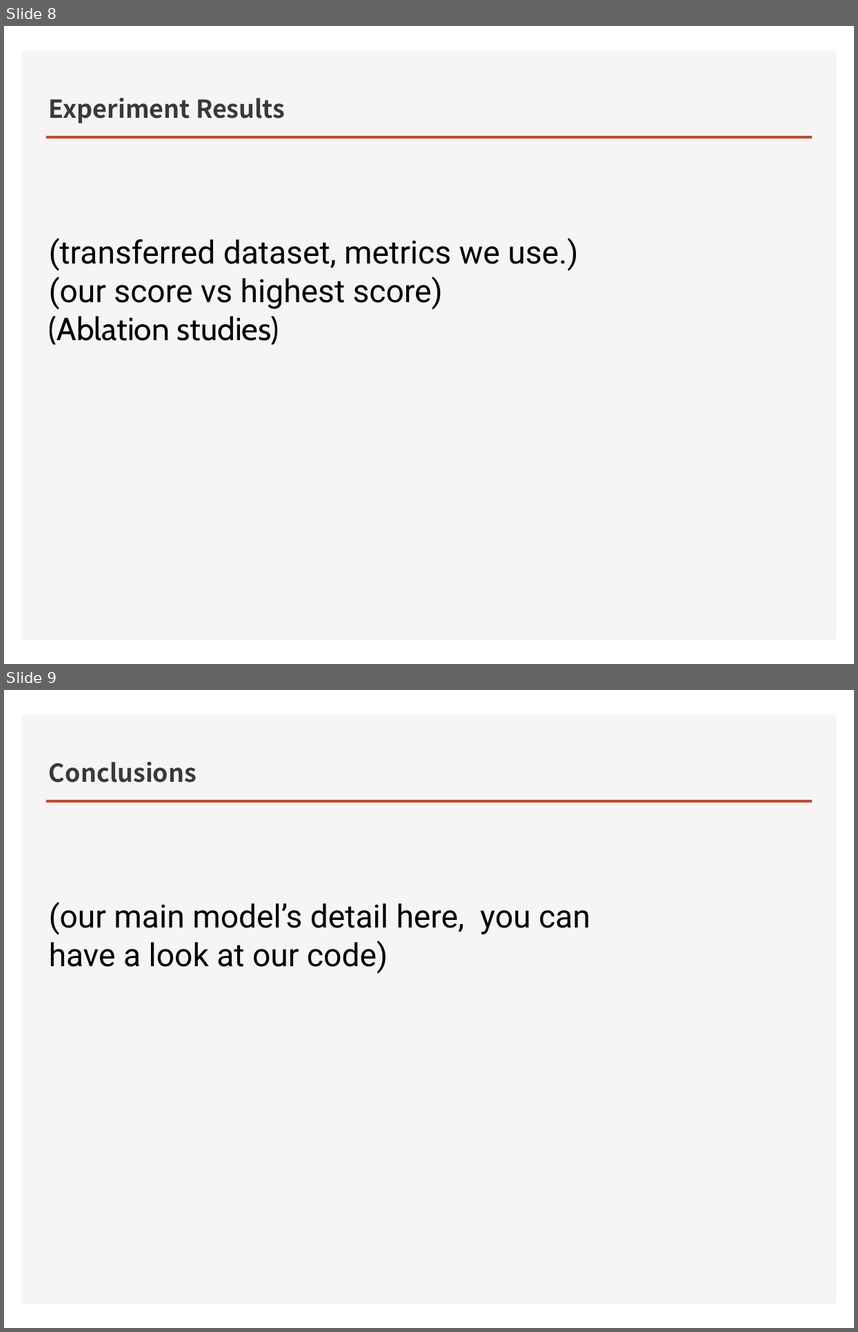
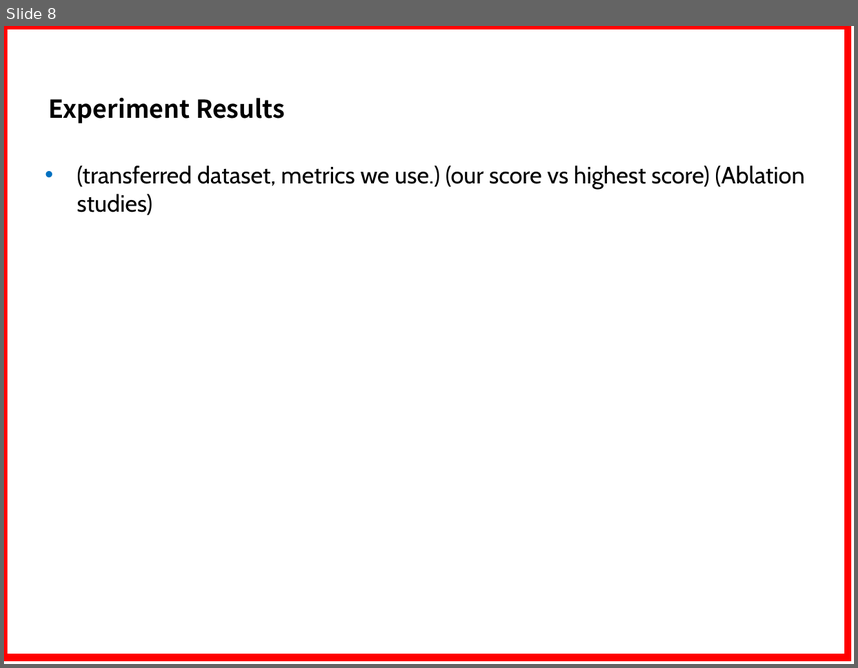
Before and after one commit to kimbold/VRDL_2019, a slide deck: Final project/Final_presentation.pptx. Shown one above the other, each under a label of ours: slides 8 and 9 before the commit, slide 8 after it. The pictures are 858x1332 and 858x668 pixels, drawn with LibreOffice and Linux fonts; fonts in the diff are those of the drawing; background and template pictures are left out. Boxes give left, top, right and bottom in pixels: in the first picture for what was removed or moved away, otherwise in the second. Text is boxed around its words. In the diff, an @@ line names an element or a change of style, - is before the commit and + after.

```diff
--- a/Final project/Final_presentation.pptx
+++ b/Final project/Final_presentation.pptx
@@ slide 9 removed at box(4, 690, 854, 1328), background #FFFFFF; not listed: 2 template elements that a slide beside it also shows @@
@@ title removed at box(49, 762, 197, 782) @@
-Conclusions
@@ text removed at box(49, 902, 590, 974) @@
-(our main model’s detail here, you can have a look at our code)
@@ slide 8 changed as well @@
@@ rectangle added at box(4, 26, 848, 657), outline #FF0000 6 pt @@
@@ rectangle removed at box(22, 51, 836, 640) @@
@@ title "Experiment Results" at box(49, 98, 285, 123): text colour #3B3838 to #000000 @@
@@ line removed from (47, 137) to (811, 137) @@
@@ text at box(77, 165, 805, 215): text changed; size 27 to 20 pt; font Roboto to Cabin @@
-(transferred dataset, metrics we use.)
-(our score vs highest score)
-(Ablation studies)
+• (transferred dataset, metrics we use.) (our score vs highest score) (Ablation studies)
```
Also in this commit, not shown: 4 other slides changed, 8 slides added, 9 other slides removed, 1 other file.
